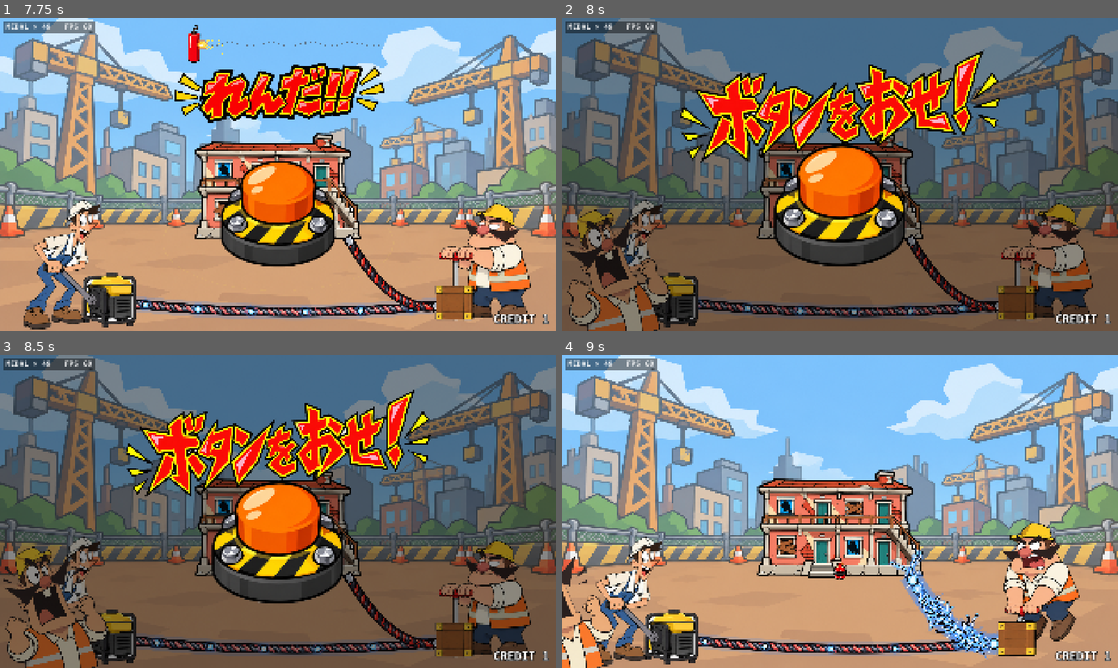
Above: before the commit, frames 1-4 (two rows, left to right).
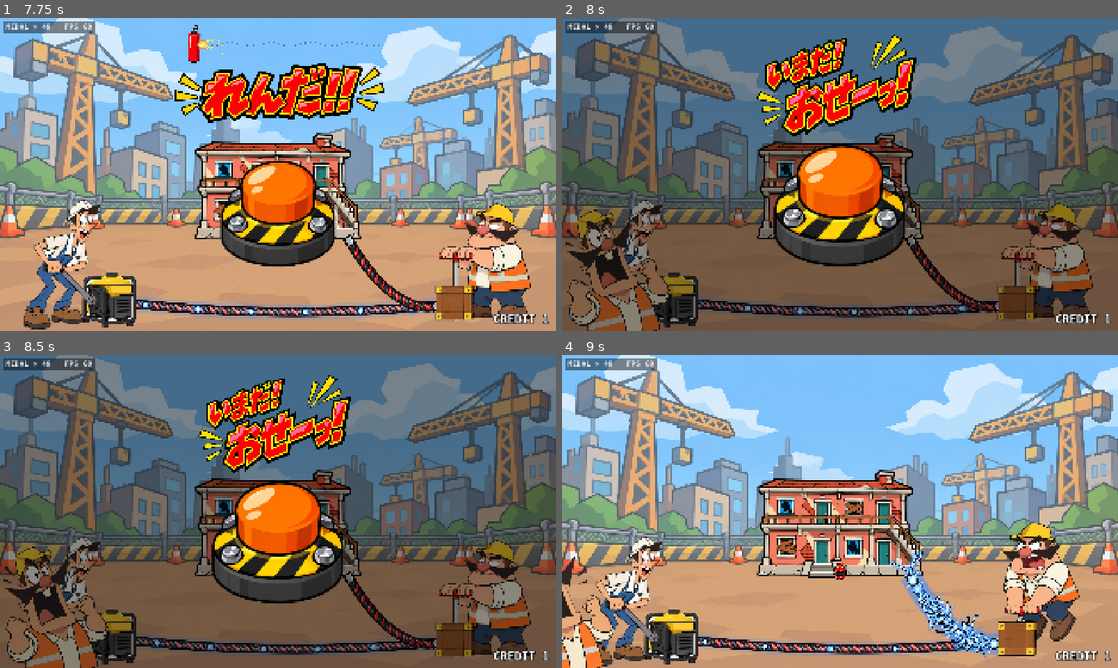
Above: after the commit, the same moments.

Repository: THEToilet/jari-medal-godot
Game: Godot game, scene res://scenes/main.tscn
Same seed, same stepped clock (60 frames per second), same inputs: the game is played once before the commit and once after it.
Inputs (mouse positions are in pixels of both pictures, inside the frame that each line leads up to):
- Up to frame 1 (7.75 s): tap Enter at 0.5, 2.1, 4.35, 6.6 s; move the mouse to (400, 158) at 0.52 s; hold C (coin) 0.53-1.28 s; click (400, 158) at 0.67 s; move the mouse to (166, 190) at 1.27 s; tap Space (tap) at 1.35, 2.75, 5.85 s; click (166, 190) at 1.42 s; move the mouse to (333, 105) at 2.02 s; click (333, 105) at 2.17 s; move the mouse to (250, 237) at 2.77 s; tap C (coin) at 2.85, 7.35 s; click (250, 237) at 2.92 s; move the mouse to (444, 221) at 3.52 s; hold Space (tap) 3.53-4.28 s; click (444, 221) at 3.67 s; move the mouse to (111, 127) at 4.27 s; click (111, 127) at 4.42 s; move the mouse to (305, 174) at 5.02 s; hold C (coin) 5.03-5.78 s; click (305, 174) at 5.17 s; move the mouse to (194, 96) at 5.77 s; click (194, 96) at 5.92 s; move the mouse to (400, 158) at 6.52 s; click (400, 158) at 6.67 s; move the mouse to (166, 190) at 7.27 s; click (166, 190) at 7.42 s
- Up to frame 2 (8 s): no input
- Up to frame 3 (8.5 s): move the mouse to (333, 442) at 8.02 s; hold Space (tap) from 8.03 s (still down); click (333, 442) at 8.17 s
- Up to frame 4 (9 s): move the mouse to (812, 574) at 8.77 s; release Space (tap) at 8.78 s; tap Enter at 8.85 s; click (812, 574) at 8.92 s

Frame 1 is identical in both runs. In frame 2, 11% of the frame differs, in the area x 21-79%, y 5-47%; in frame 3, 9.7%; in frame 4, nothing differs.

Commit message:
起爆の合図を「いまだ！おせーっ！」に差し替え
Co-Authored-By: Claude Opus 5.5 <noreply@anthropic.com>
Claude-Session: https://claude.ai/code/session_01EELGvtKJpMHAwYAc1xVS7Q

Diff:
--- a/scripts/demolition_cabinet.gd
+++ b/scripts/demolition_cabinet.gd
@@ -1818,9 +1818,10 @@
 	if key != "" and _text_img.has(key):
 		lbl_big.text = ""
 		big_img.texture = _text_img[key]
-		var h: float = 420.0 if key == "boom" else 300.0
+		var h: float = {"boom": 420.0, "push": 400.0}.get(key, 300.0)
+		var cy: float = {"push": 20.0}.get(key, 110.0)   # 2段の文字はボタンにかぶらない高さに
 		big_img.size = Vector2(h * big_img.texture.get_width() / big_img.texture.get_height(), h)
-		big_img.position = Vector2(900.0 - big_img.size.x / 2.0, 110.0 - h / 2.0)
+		big_img.position = Vector2(900.0 - big_img.size.x / 2.0, cy - h / 2.0)
 		big_img.visible = true
 	else:
 		lbl_big.text = text
Binary file changed: assets/text/push.png
